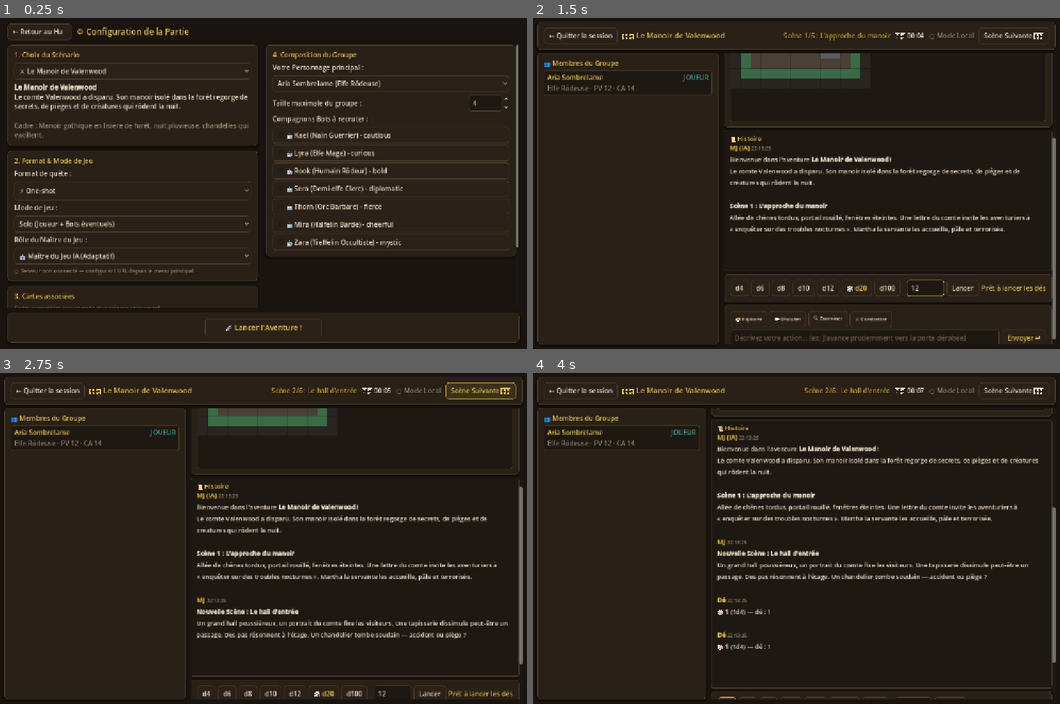
Above: before the commit, frames 1-4 (two rows, left to right).
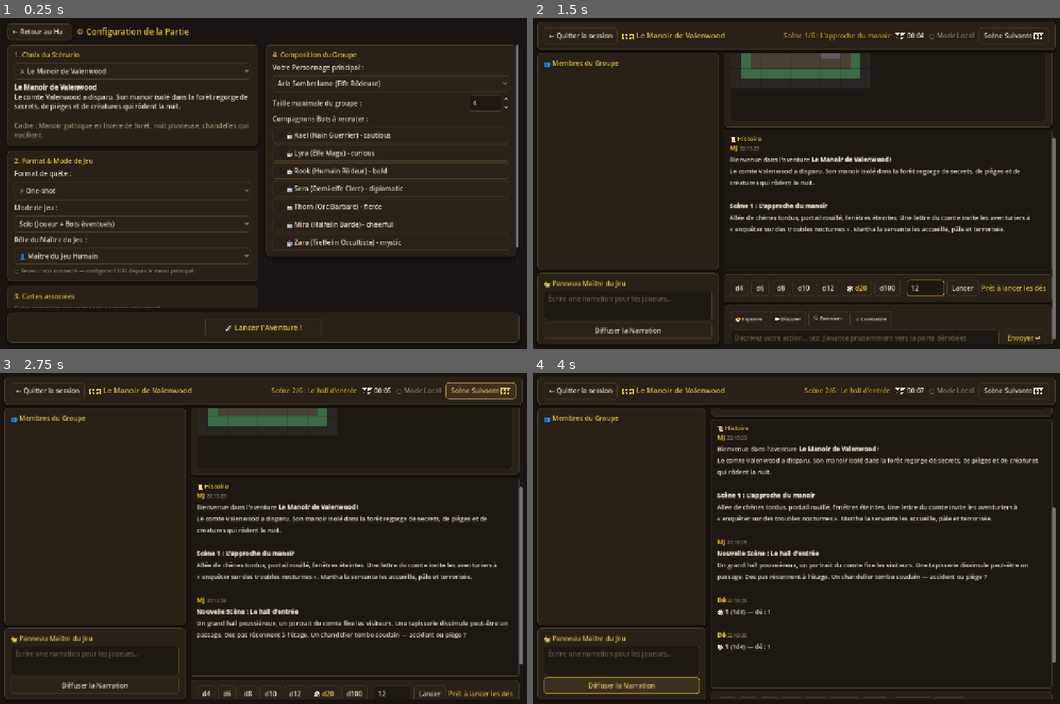
Above: after the commit, the same moments.

Repository: Poisson48/OpenQuest_jdr
Game: Godot game, scene res://scenes/game_setup.tscn
Same seed, same stepped clock (60 frames per second), same inputs: the game is played once before the commit and once after it. This scene is started directly instead of the project's main scene.
Inputs (mouse positions are in pixels of both pictures, inside the frame that each line leads up to):
- Up to frame 1 (0.25 s): no input
- Up to frame 2 (1.5 s): click "🚀 Lancer l'Aventure !" at 0.5 s; click (922, 286) at 1.27 s; type "12" at 1.35 s
- Up to frame 3 (2.75 s): click (332, 694) at 1.5 s; type "12" at 1.58 s; click "Scène Suivante ⏭️" at 2 s
- Up to frame 4 (4 s): click "d4" at 2.75 s; click (622, 684) at 3.5 s, where only the run after the commit has a clickable "Diffuser la Narration"

The runs differ from the first frame. In frame 1, 0.1% of the frame differs, in the area x 3-22%, y 70-74%; in frame 2, 1.0%; in frame 3, 1.0%; in frame 4, 1.2%, in the area x 0-43%, y 16-99%.
Error after the commit: Invalid assignment of property or key 'visible' with value of type 'bool' on a base object of type 'null instance'. (res://scripts/game_setup.gd:262)

Commit message:
fix: MJ humain par defaut sans personnage joueur en multijoueur
Le MJ n'enregistre plus de personnage dans le salon pooling et la config P2P force le mode humain. Seuls les joueurs rejoignants composent le groupe.

Co-authored-by: Cursor <cursoragent@cursor.com>

Diff:
--- a/game/scripts/game_setup.gd
+++ b/game/scripts/game_setup.gd
@@ -84,6 +84,8 @@
 	opt_gm.set_item_metadata(0, "ai")
 	opt_gm.add_item("👤 Maître du Jeu Humain", 1)
 	opt_gm.set_item_metadata(1, "human")
+	opt_gm.selected = 1
+	opt_gm.item_selected.connect(_on_gm_type_selected)
 
 func _set_quest_format_option(quest_format: String) -> void:
 	for i in range(opt_quest_format.item_count):
@@ -98,6 +100,17 @@
 	if opt_quest_format.selected >= 0:
 		return str(opt_quest_format.get_item_metadata(opt_quest_format.selected))
 	return _current_quest_format
+
+func _get_gm_type() -> String:
+	if opt_gm.selected >= 0:
+		return str(opt_gm.get_item_metadata(opt_gm.selected))
+	return "human"
+
+func _host_plays_character() -> bool:
+	return not _is_joiner and _get_gm_type() == "ai"
+
+func _on_gm_type_selected(_idx: int) -> void:
+	_apply_host_joiner_ui()
 
 func _populate_data(preselected_id: String = "") -> void:
 	_refresh_for_quest_format(true)
@@ -225,9 +238,37 @@
 	elif _is_pooling_host:
 		%BtnStartGame.visible = true
 		%BtnStartGame.text = "🚀 Lancer l'Aventure (P2P) !"
+		opt_scenario.disabled = false
+		opt_mode.disabled = false
+		spin_party_size.editable = true
+		for child in bots_container.get_children():
+			child.disabled = false
+		for i in range(opt_gm.item_count):
+			if opt_gm.get_item_metadata(i) == "human":
+				opt_gm.selected = i
+				break
+		opt_gm.disabled = true
 	else:
 		%BtnStartGame.visible = true
 		%BtnStartGame.text = "🚀 Lancer l'Aventure !"
+		opt_scenario.disabled = false
+		opt_mode.disabled = false
+		opt_gm.disabled = false
+		spin_party_size.editable = true
+		for child in bots_container.get_children():
+			child.disabled = false
+
+	var show_main_char := _host_plays_character()
+	%LblMainChar.visible = show_main_char
+	opt_main_char.visible = show_main_char
+	if _is_pooling_host and not show_main_char:
+		%LblMainChar.text = "Les joueurs choisissent leur personnage dans le salon."
+		%LblMainChar.visible = true
+	elif not show_main_char and not _is_joiner:
+		%LblMainChar.text = "MJ humain — vous ne jouez pas de personnage."
+		%LblMainChar.visible = true
+	else:
+		%LblMainChar.text = "Votre Personnage principal :"
 
 func _on_lobby_updated(_host_id: String, _players: Array) -> void:
 	_apply_host_joiner_ui()
@@ -404,7 +445,7 @@
 
 	var party: Array = []
 
-	if not available_chars.is_empty() and opt_main_char.selected >= 0:
+	if _host_plays_character() and not available_chars.is_empty() and opt_main_char.selected >= 0:
 		var char_id: String = opt_main_char.get_item_metadata(opt_main_char.selected)
 		if not char_id.is_empty():
 			var main_char := GameData.get_character_by_id(char_id)
@@ -416,7 +457,7 @@
 				if MultiplayerManager.is_in_room():
 					member["clientId"] = MultiplayerManager.player_id
 				party.append(member)
-	if party.is_empty():
+	if party.is_empty() and _host_plays_character():
 		party.append(_build_character_from_option(opt_main_char))
 
 	for bot_id in selected_bot_ids:
@@ -442,8 +483,9 @@
 
 	if _is_pooling_host or (MultiplayerManager.is_p2p_host() and get_tree().has_meta("pooling_p2p_host")):
 		get_tree().remove_meta("pooling_p2p_host")
-		party[0]["clientId"] = MultiplayerManager.player_id
-		MultiplayerManager.register_character(party[0])
+		if not party.is_empty() and _host_plays_character():
+			party[0]["clientId"] = MultiplayerManager.player_id
+			MultiplayerManager.register_character(party[0])
 		_waiting_server_start = true
 		%BtnStartGame.disabled = true
 		%BtnStartGame.text = "⏳ Lancement P2P..."
@@ -452,7 +494,8 @@
 
 
 	if NetworkClient.is_server_connected():
-		NetworkClient.register_character(party[0])
+		if not party.is_empty() and _host_plays_character():
+			NetworkClient.register_character(party[0])
 		_waiting_server_start = true
 		%BtnStartGame.disabled = true
 		%BtnStartGame.text = "⏳ Lancement via serveur..."
--- a/game/scripts/main_menu.gd
+++ b/game/scripts/main_menu.gd
@@ -17,6 +17,7 @@
 @onready var pooling_players_vbox: VBoxContainer = %PoolingPlayersVBox
 @onready var opt_pooling_char: OptionButton = %OptPoolingChar
 @onready var opt_pooling_role: OptionButton = %OptPoolingRole
+@onready var btn_pooling_register_char: Button = %BtnPoolingRegisterChar
 @onready var btn_create_room: Button = %BtnCreateRoom
 @onready var btn_join_room: Button = %BtnJoinRoom
 @onready var btn_rejoin_room: Button = %BtnRejoinRoom
@@ -120,6 +121,8 @@
 	btn_join_room.disabled = is_mj or in_room or not connected
 	btn_rejoin_room.disabled = is_mj or in_room or MultiplayerManager.last_room_code.is_empty() or not connected
 	room_code_input.editable = not is_mj and not in_room
+	opt_pooling_char.get_parent().visible = not is_mj
+	btn_pooling_register_char.visible = not is_mj
 	if not MultiplayerManager.last_room_code.is_empty() and room_code_input.text.is_empty():
 		room_code_input.text = MultiplayerManager.last_room_code
 
--- a/game/scripts/multiplayer/multiplayer_manager.gd
+++ b/game/scripts/multiplayer/multiplayer_manager.gd
@@ -388,10 +388,6 @@
 	for room_player in get_room_players():
 		var pid: String = room_player.get("playerId", "")
 		if room_player.get("isGm", false):
-			for i in range(merged.size()):
-				if merged[i].get("clientId", "") == pid or (merged[i].get("isPlayer", false) and pid == player_id):
-					merged[i]["clientId"] = pid
-					break
 			continue
 		var char_data: Dictionary = room_player.get("character", {})
 		if char_data.is_empty():
@@ -414,21 +410,18 @@
 func _build_party_from_room() -> Array:
 	var party: Array = []
 	for room_player in get_room_players():
+		if room_player.get("isGm", false):
+			continue
 		var char_data: Dictionary = room_player.get("character", {})
 		if char_data.is_empty():
-			if room_player.get("isGm", false):
-				var gm_char := GameData.create_blank_character()
-				gm_char["name"] = room_player.get("playerName", "MJ")
-				char_data = gm_char
-			else:
-				continue
+			continue
 		var member: Dictionary = char_data.duplicate(true)
-		member["isPlayer"] = not room_player.get("isGm", false)
+		member["isPlayer"] = true
 		member["isHuman"] = true
 		member["isBot"] = false
 		member["clientId"] = room_player.get("playerId", "")
 		party.append(member)
-	if party.is_empty():
+	if party.is_empty() and not is_mj():
 		var fallback := GameData.create_blank_character()
 		fallback["name"] = player_name
 		fallback["isPlayer"] = true
